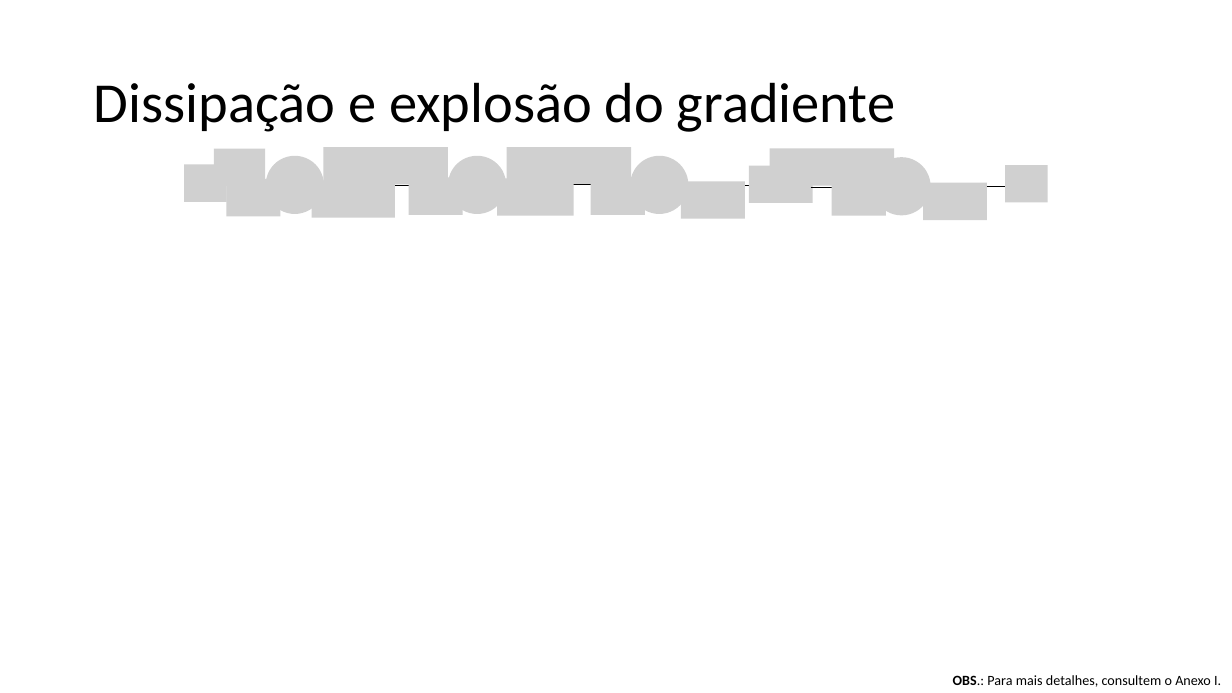
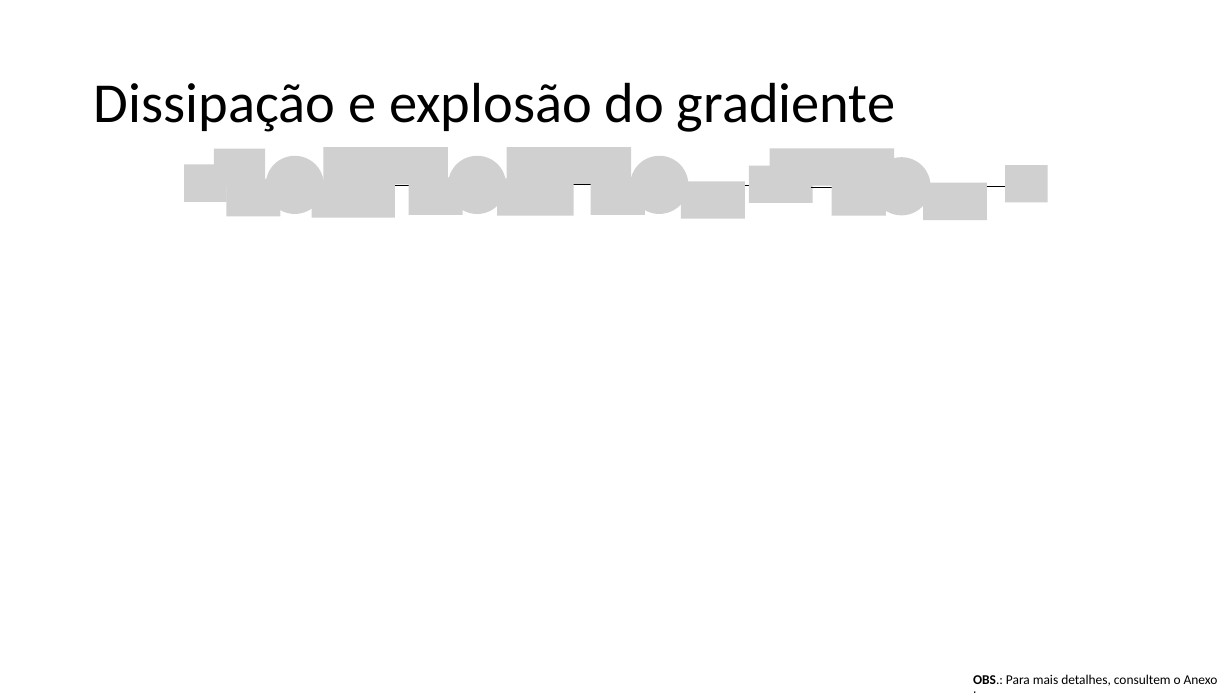
Before and after one commit to zz4fap/c24_inteligencia_artificial, a slide deck: slide 38 of slides/C24_MLP.pptx. Drawn at 1232x693 pixels with LibreOffice and Linux fonts; fonts in the diff are those of the drawing; grey boxes stand for pictures. Boxes give left, top, right and bottom in pixels: in the first picture for what was removed or moved away, otherwise in the second. Text is boxed around its words. In the diff, an @@ line names an element or a change of style, - is before the commit and + after.

```diff
--- a/slides/C24_MLP.pptx
+++ b/slides/C24_MLP.pptx
@@ text "OBS.: Para mais detalhes, consultem ...": place and size @@
-text "OBS.: Para mais detalhes, consultem ..." at [953,675,1221,687]
+text "OBS.: Para mais detalhes, consultem ..." at [973,674,1218,686]
@@ text "OBS.: Para mais detalhes, consultem ..." at [973,674,1218,686]: size 11 to 10.5 pt @@
```
Also in this commit, not shown: 4 other slides changed, 2 other files.
